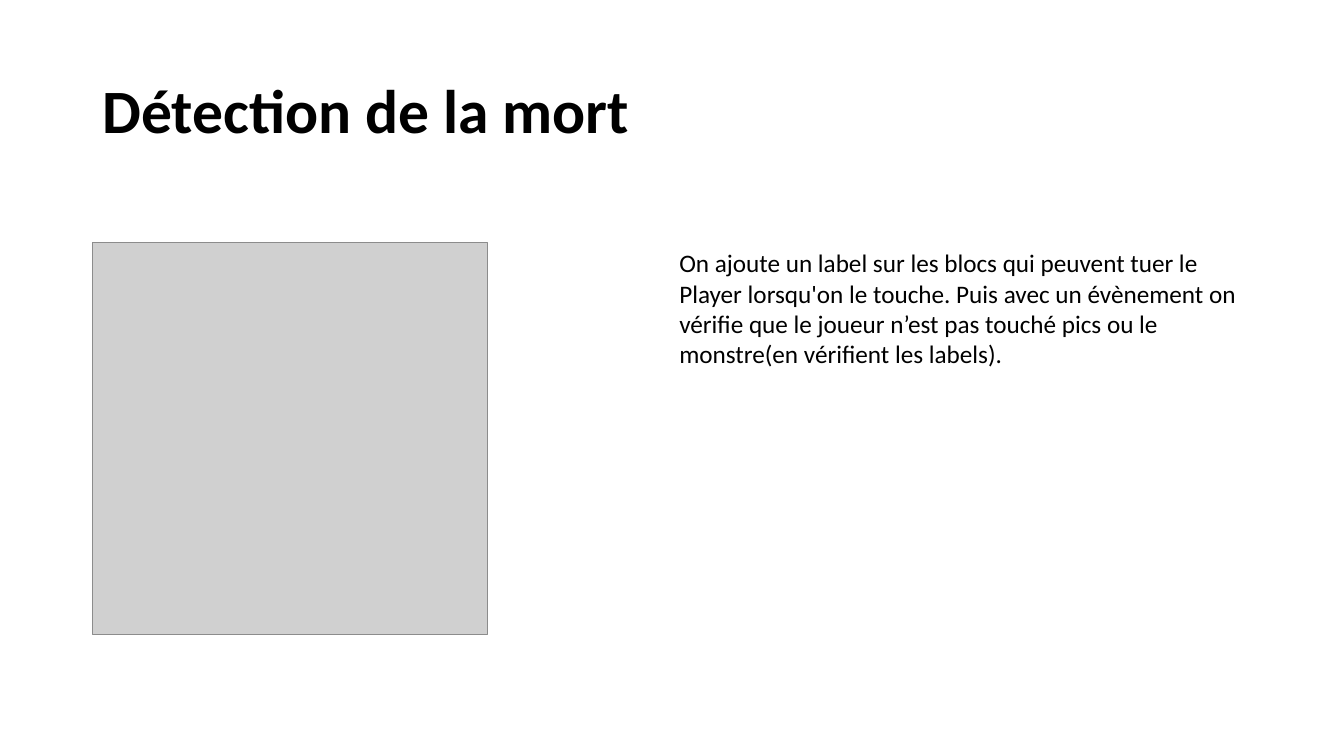
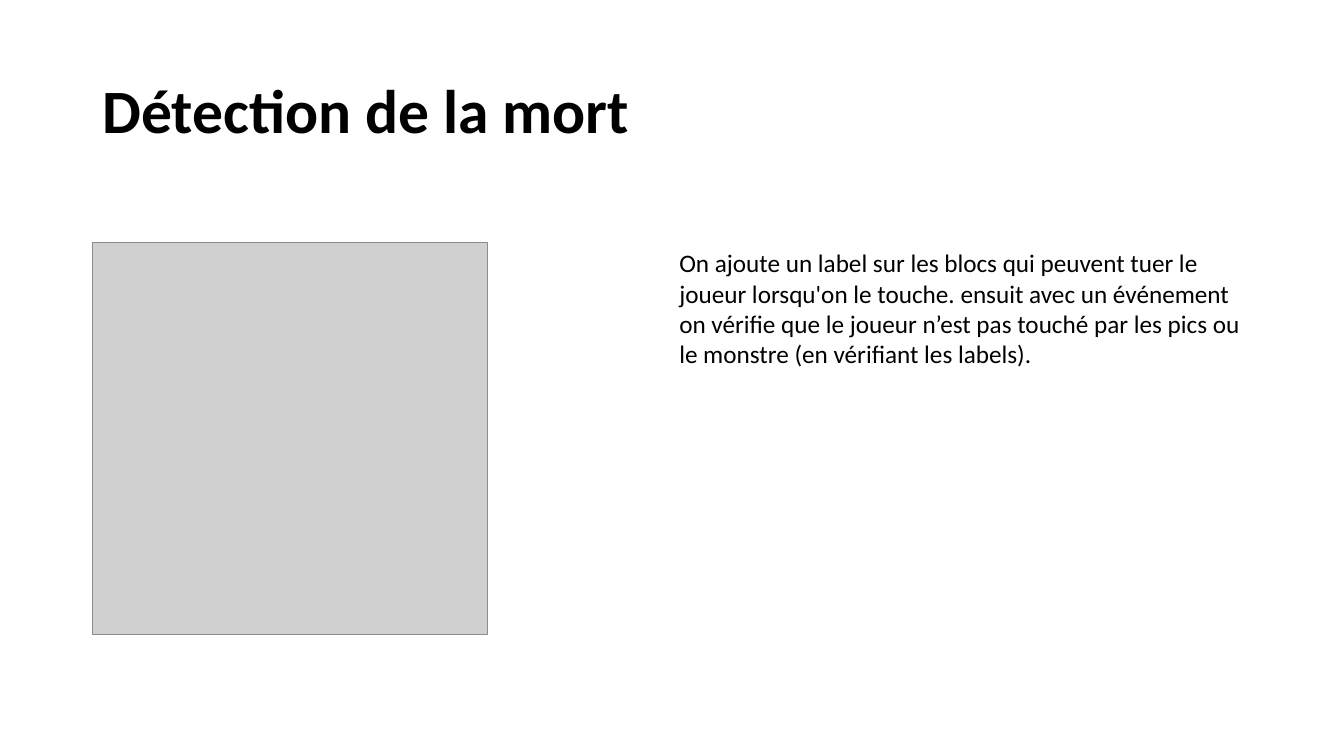
Before and after one commit to romain63110/NSI_project, a slide deck: slide 5 of Présentation/fonctionement.pptx. Drawn at 1344x756 pixels with LibreOffice and Linux fonts; fonts in the diff are those of the drawing; grey boxes stand for pictures. Boxes give left, top, right and bottom in pixels: in the first picture for what was removed or moved away, otherwise in the second. Text is boxed around its words. In the diff, an @@ line names an element or a change of style, - is before the commit and + after.

```diff
--- a/Présentation/fonctionement.pptx
+++ b/Présentation/fonctionement.pptx
@@ text at (679, 254, 1240, 367): text changed @@
-On ajoute un label sur les blocs qui peuvent tuer le Player lorsqu'on le touche. Puis avec un évènement on vérifie que le joueur n’est pas touché pics ou le monstre(en vérifient les labels).
+On ajoute un label sur les blocs qui peuvent tuer le joueur lorsqu'on le touche. ensuit avec un événement on vérifie que le joueur n’est pas touché par les pics ou le monstre (en vérifiant les labels).
```
Also in this commit, not shown: 3 other slides changed.
